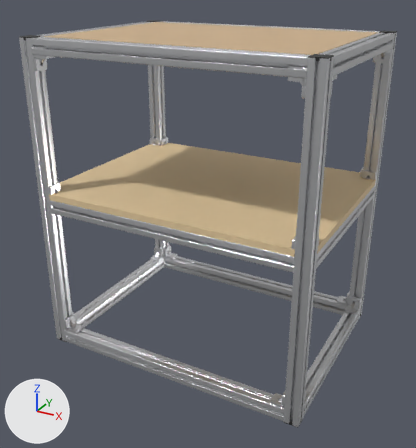
What one commit did to the Blender file examples/frame_800x600x900.blend.
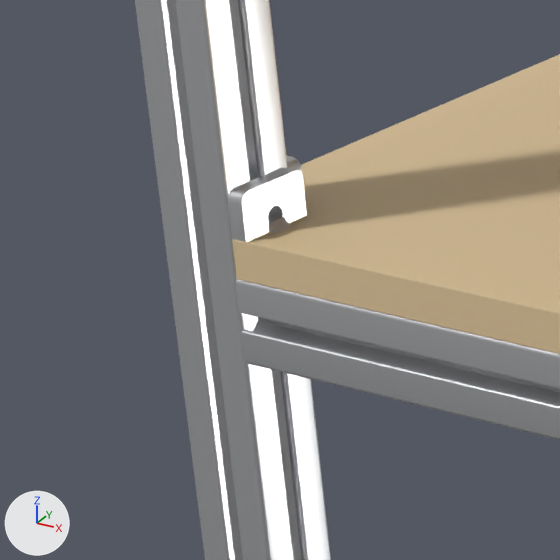
The first picture shows the older version from a camera (50 mm lens) standing at (0.745, -1.397, 1.052) and looking at (-0.002, -0.039, 0.374). The close-ups show the older and then the newer version on the part from 3% to 24% of the width and 35% to 54% of the height of that picture. Only the edits that show in the close-ups are written down. Arrows for +X, +Y and +Z are at lower left; the lights stay in place.

The first close-up shows 'Bracket N8 40.016', 'Bracket N8 40.020', 'Panel 799x599x18', 'Profile 40x40 Slot8 L720.004', 'Profile 40x40 Slot8 L900'.
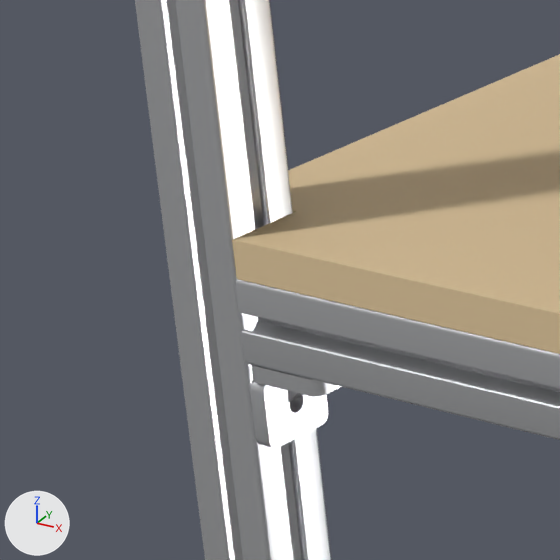
Location of each change, (x1, y1, x2, y2) in pixels of the close-ups (560 x 560 px):
'Bracket N8 40.016', moved, turned: before (228, 168, 307, 242); after (250, 365, 341, 448)
'Bracket N8 40.020', moved, turned (not visible afterwards): before (286, 155, 302, 174)

The change, as a list of edits to the scene's bpy script:
```text
Change ob_bracket_n8_40_016:
    ob_bracket_n8_40_016.location: (-0.36, -0.28, 0.47) -> (-0.36, -0.28, 0.43)
    ob_bracket_n8_40_016.rotation_euler: (0.0, 0.0, -1.571) -> (3.142, 0.0, 1.571)  # degrees (0, 0, -90) -> degrees (180, 0, 90)
Change ob_bracket_n8_40_020:
    ob_bracket_n8_40_020.location: (-0.38, -0.26, 0.47) -> (-0.38, -0.26, 0.43)
    ob_bracket_n8_40_020.rotation_euler: (0.0, 0.0, 0.0) -> (0.0, -3.142, 0.0)  # degrees (0, 0, 0) -> degrees (0, -180, 0)
```
